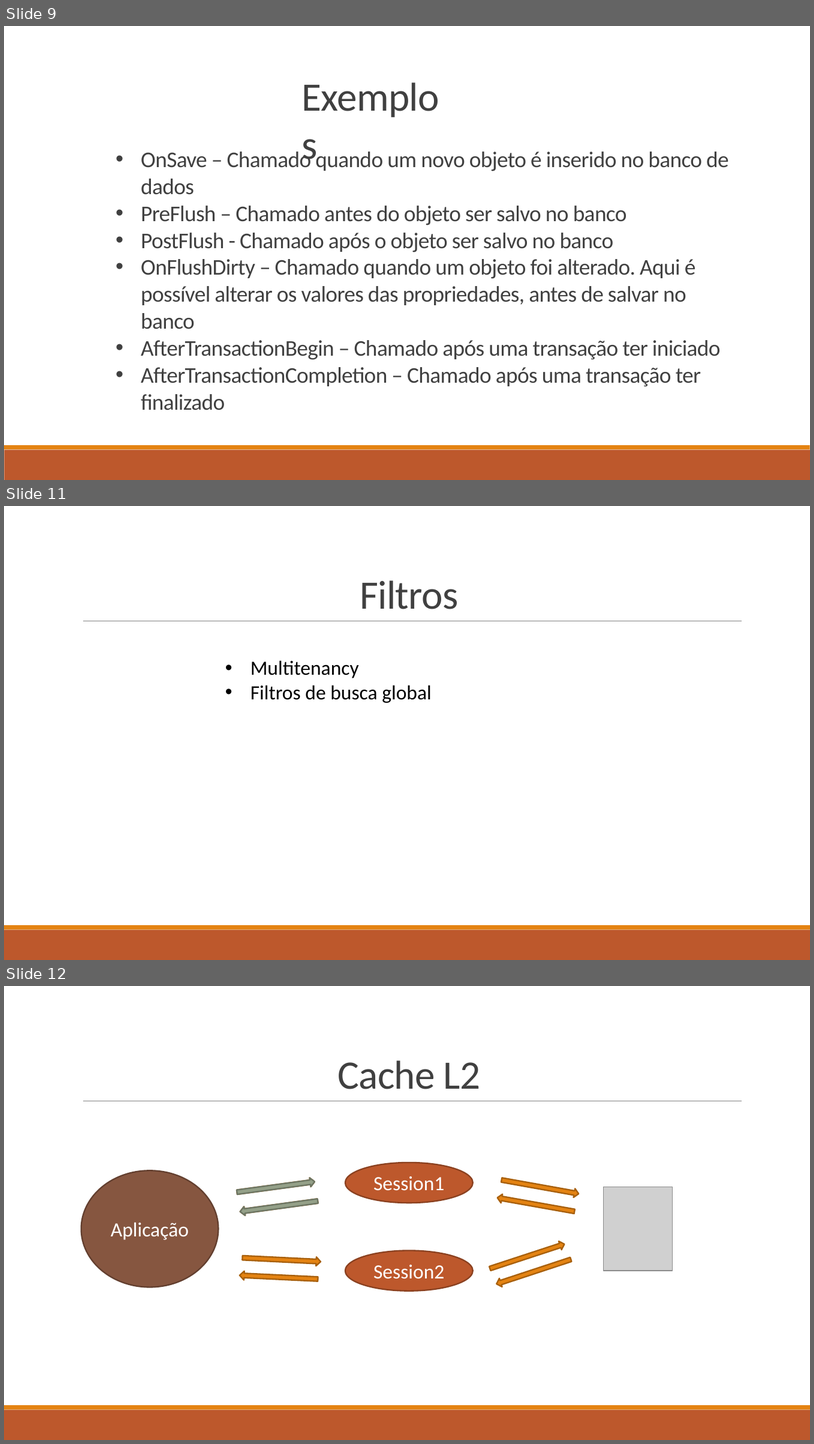
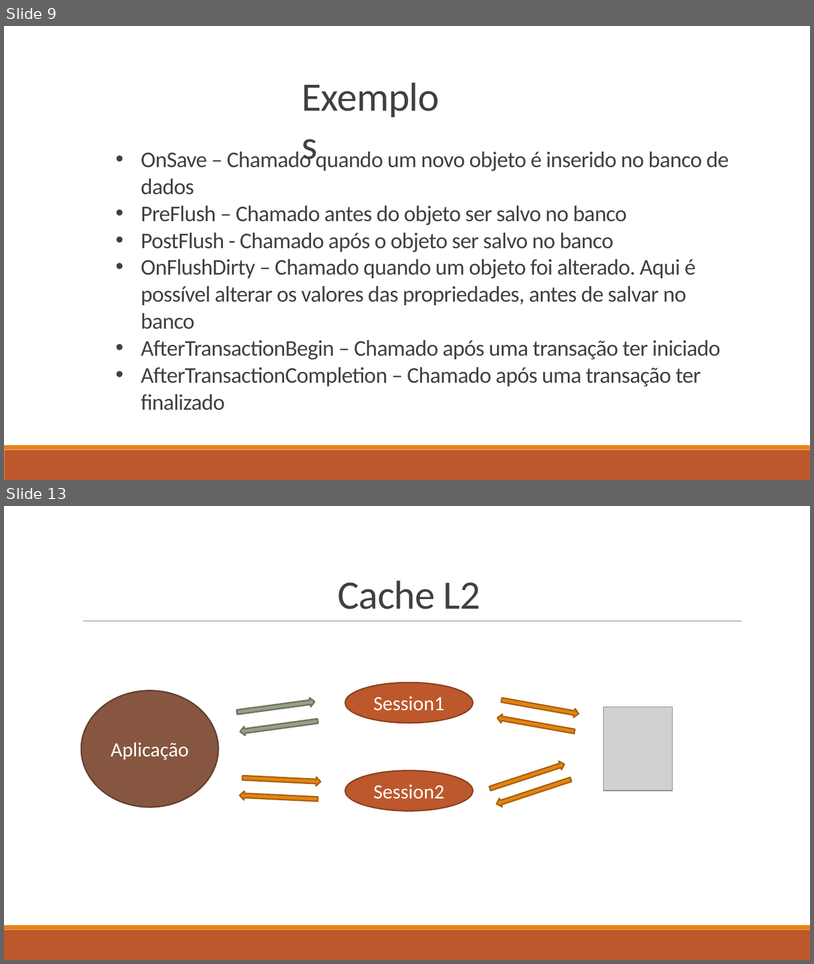
Before and after one commit to fabricioveronez/ApresentacaoNHibernateAvancado, a slide deck: Docs/ApresentacaoNHibernateAvancado.pptx. Shown one above the other, each under a label of ours: slides 9, 11 and 12 before the commit, slides 9 and 13 after it; the slides between them are not shown. The pictures are 814x1444 and 814x964 pixels, drawn with LibreOffice and Linux fonts; fonts in the diff are those of the drawing; grey boxes stand for pictures. Boxes give left, top, right and bottom in pixels: in the first picture for what was removed or moved away, otherwise in the second. Text is boxed around its words. In the diff, an @@ line names an element or a change of style, - is before the commit and + after.

```diff
--- a/Docs/ApresentacaoNHibernateAvancado.pptx
+++ b/Docs/ApresentacaoNHibernateAvancado.pptx
@@ slide 11 removed at [4, 506, 810, 960], background #FFFFFF; not listed: 3 template elements that a slide beside it also shows @@
@@ title removed at [360, 580, 458, 609] @@
-Filtros
@@ text removed at [251, 660, 432, 703] @@
-• Multitenancy
-• Filtros de busca global
@@ what was slide 12 is now slide 13 @@
```
Also in this commit, not shown: 4 slides added, 2 other slides removed, 6 other files.
